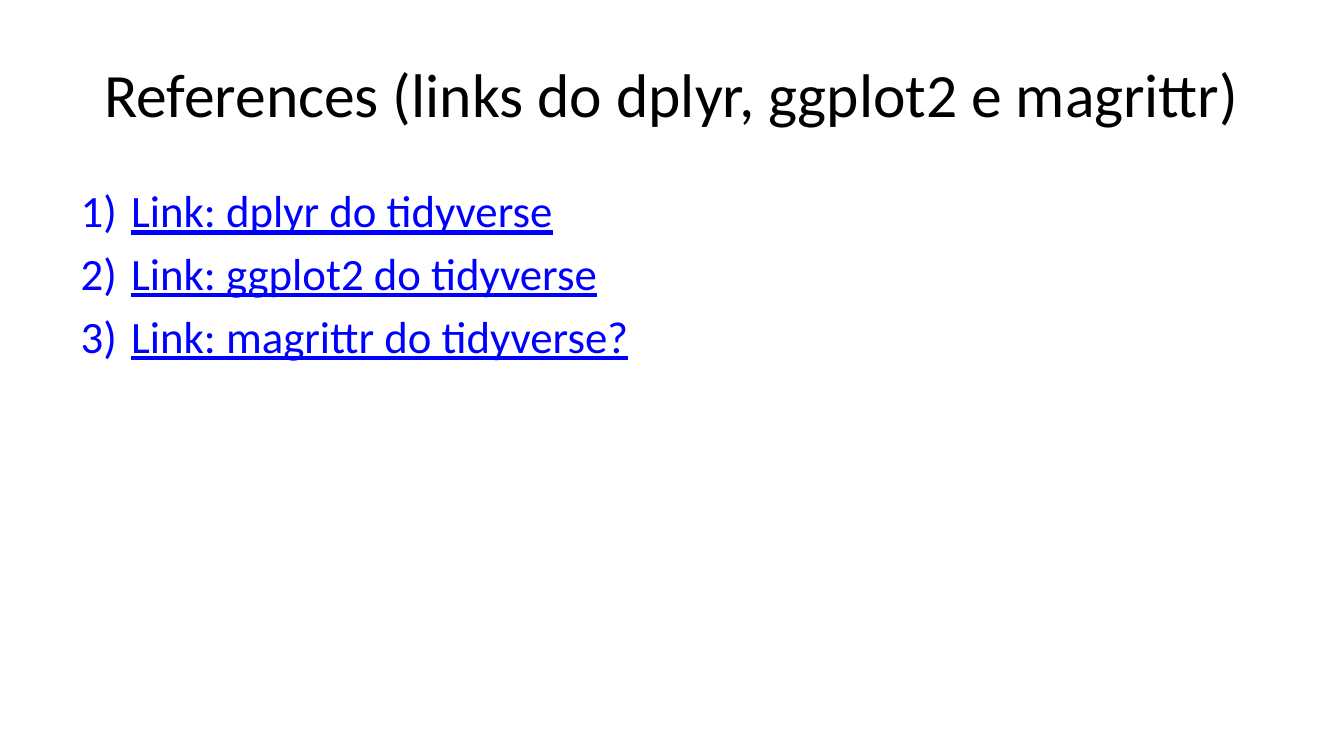
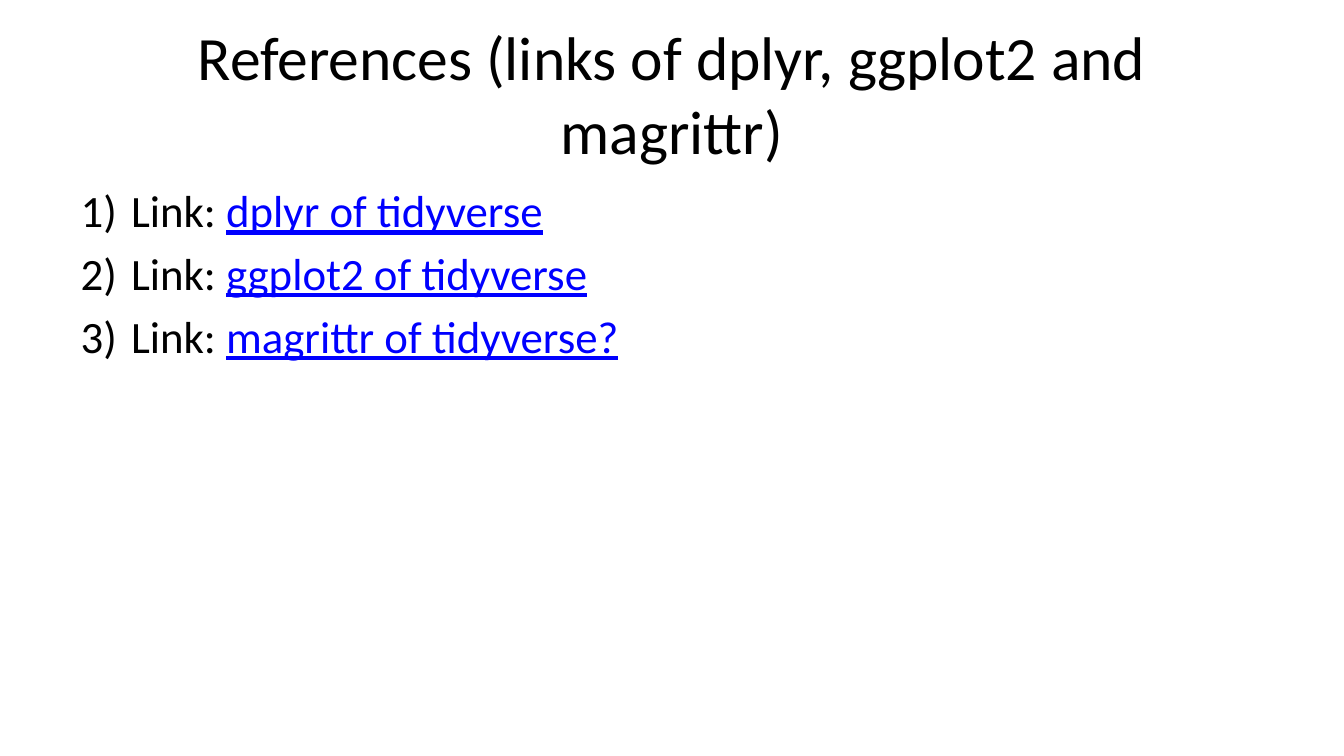
Before and after one commit to clobos/UFSCar_Sorocaba_15_03_23, a slide deck: slide 23 of slides_UFSCar.pptx (slide 24 before the commit). Drawn at 1344x756 pixels with LibreOffice and Linux fonts; fonts in the diff are those of the drawing. Boxes give left, top, right and bottom in pixels: in the first picture for what was removed or moved away, otherwise in the second. Text is boxed around its words. In the diff, an @@ line names an element or a change of style, - is before the commit and + after.

Commit message:
Little changed about references

```diff
--- a/slides_UFSCar.pptx
+++ b/slides_UFSCar.pptx
@@ title at (x1=198, y1=35, x2=1145, y2=165): text changed @@
-References (links do dplyr, ggplot2 e magrittr)
+References (links of dplyr, ggplot2 and magrittr)
@@ text at (x1=131, y1=196, x2=618, y2=361): text changed @@
-1) Link: dplyr do tidyverse
-2) Link: ggplot2 do tidyverse
-3) Link: magrittr do tidyverse?
+1) Link: dplyr of tidyverse
+2) Link: ggplot2 of tidyverse
+3) Link: magrittr of tidyverse?
```
Also in this commit, not shown: 8 other slides changed, 1 slide removed, 6 other files.
